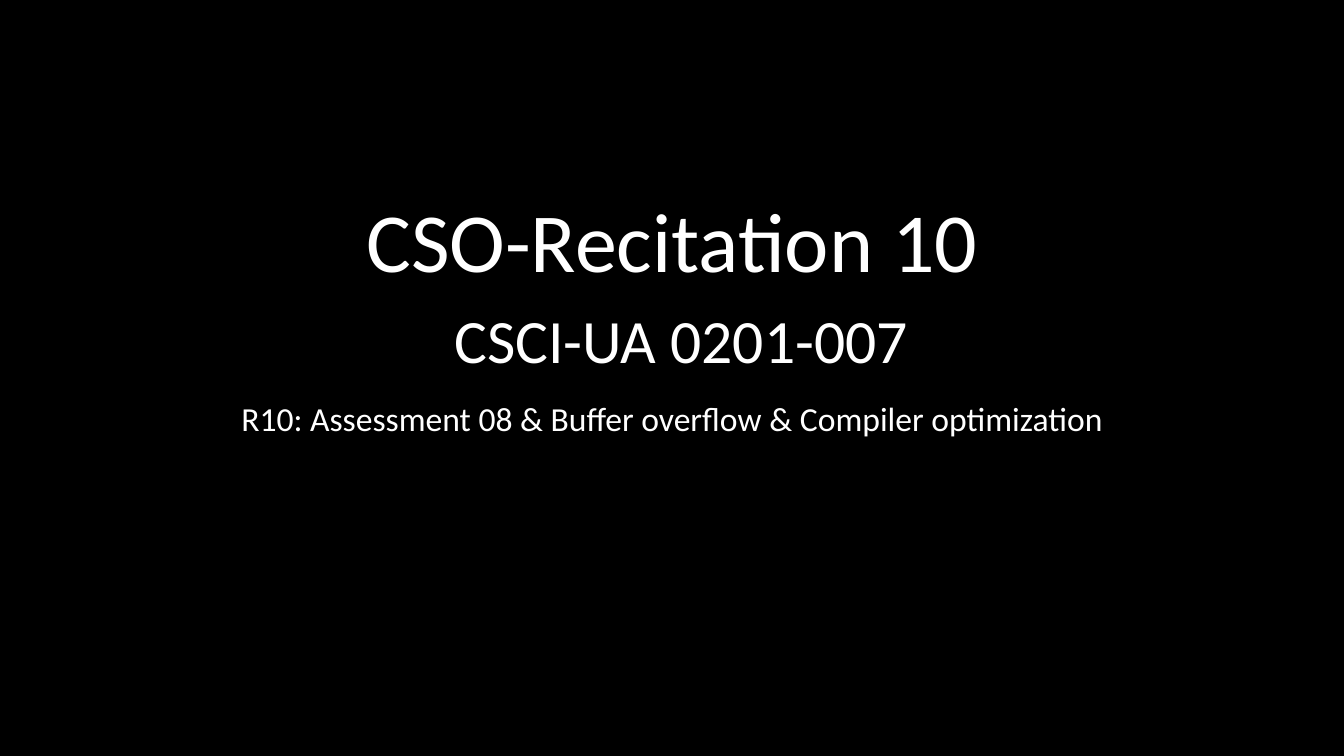
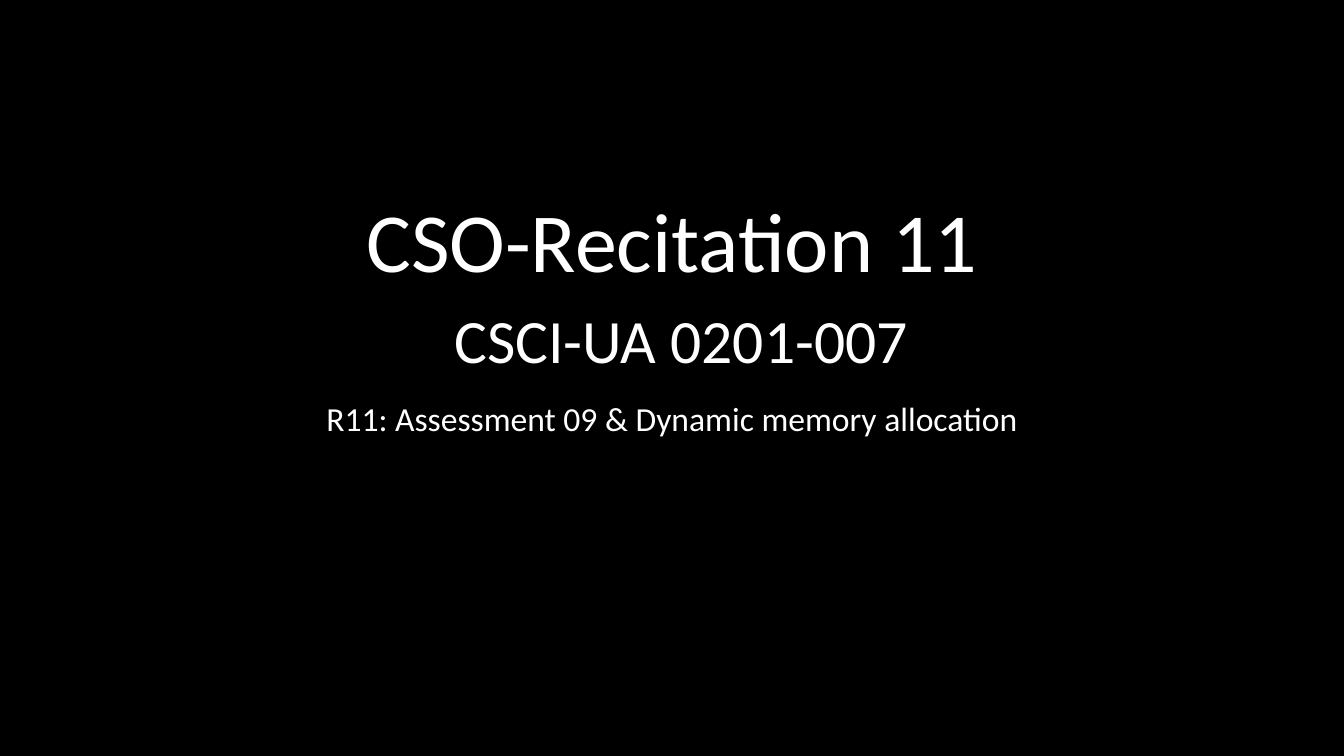
Before and after one commit to NYU-CSO/nyu-cso.github.io, a slide deck: slide 1 of rec-notes/r10.pptx. Drawn at 1344x756 pixels with LibreOffice and Linux fonts; fonts in the diff are those of the drawing. Boxes give left, top, right and bottom in pixels: in the first picture for what was removed or moved away, otherwise in the second. Text is boxed around its words. In the diff, an @@ line names an element or a change of style, - is before the commit and + after.

```diff
--- a/rec-notes/r10.pptx
+++ b/rec-notes/r10.pptx
@@ title at bbox=[366, 214, 977, 364]: text changed @@
-CSO-Recitation 10
-CSCI-UA 0201-007
+CSO-Recitation 11
+CSCI-UA 0201-007
@@ subtitle at bbox=[326, 407, 1017, 437]: text changed @@
-R10: Assessment 08 & Buffer overflow & Compiler optimization
+R11: Assessment 09 & Dynamic memory allocation
```
Also in this commit, not shown: 2 other slides changed, 47 slides added, 24 slides removed, 1 other file.
